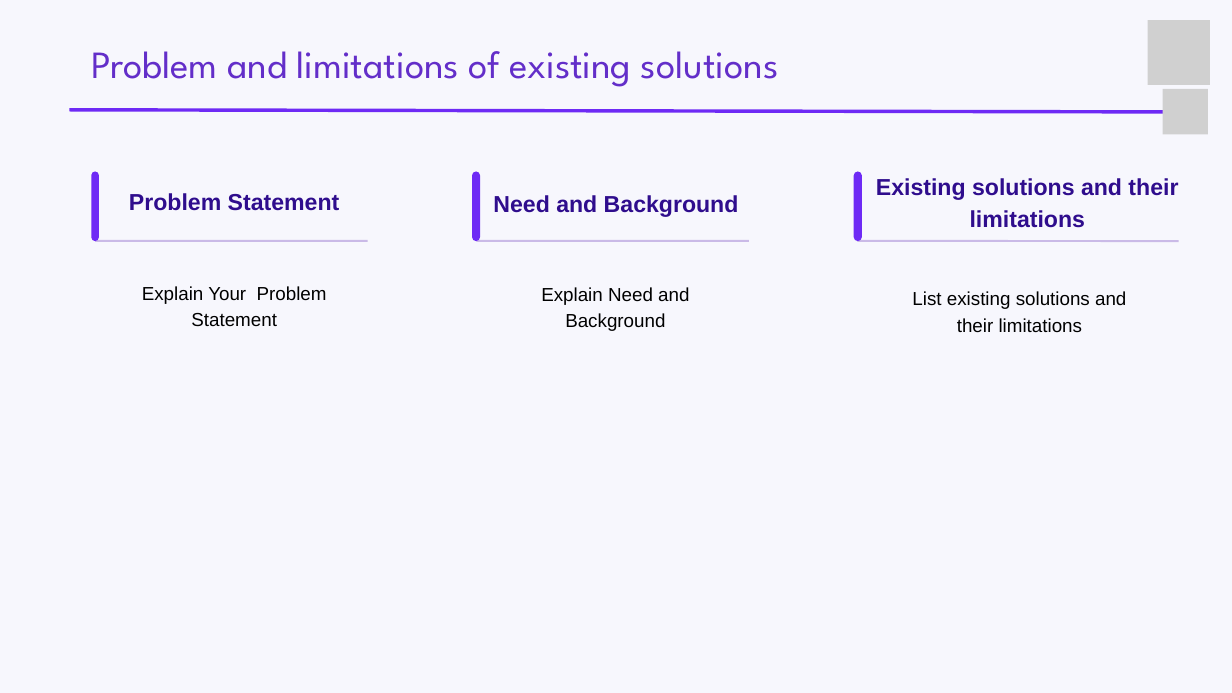
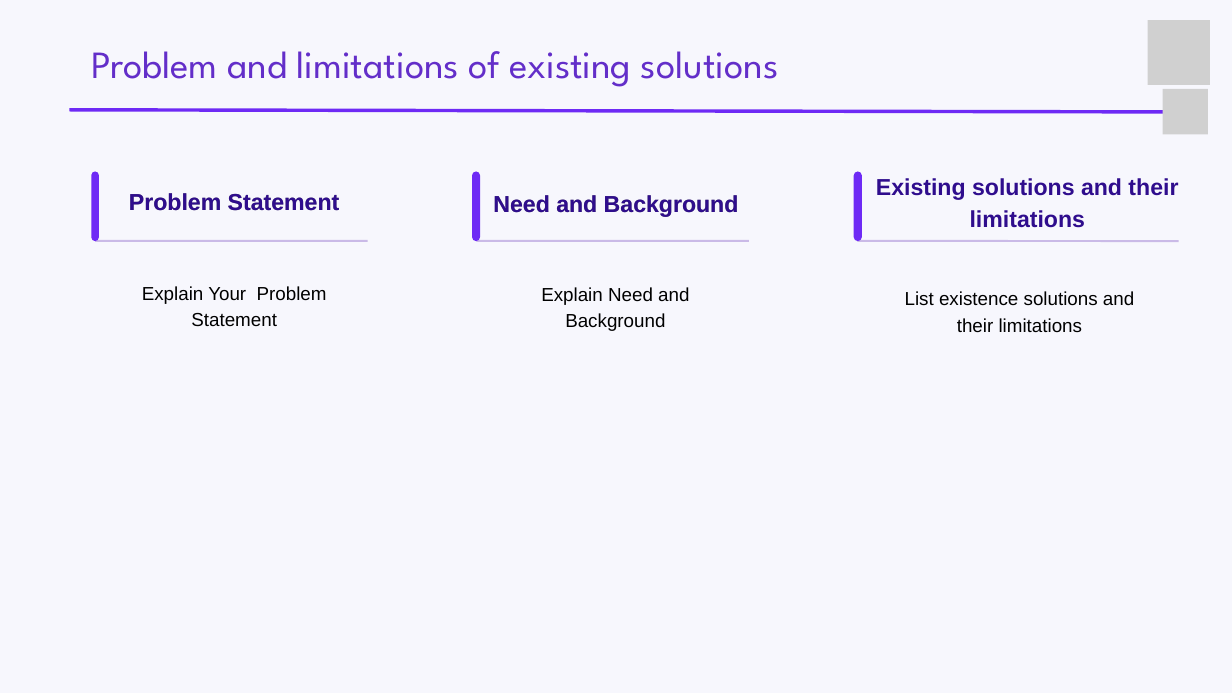
Before and after one commit to ignisia-club/incubex, a slide deck: slide 2 of public/assets/Prototype_Expo_Track_Template.pptx. Drawn at 1232x693 pixels with LibreOffice and Linux fonts; fonts in the diff are those of the drawing; grey boxes stand for pictures; background and template pictures are left out. Boxes give left, top, right and bottom in pixels: in the first picture for what was removed or moved away, otherwise in the second. Text is boxed around its words. In the diff, an @@ line names an element or a change of style, - is before the commit and + after.

```diff
--- a/public/assets/Prototype_Expo_Track_Template.pptx
+++ b/public/assets/Prototype_Expo_Track_Template.pptx
@@ text at [905,291,1134,333]: text changed @@
-List existing solutions and their limitations
+List existence solutions and their limitations
```
Also in this commit, not shown: 7 other slides changed, 1 other file.
